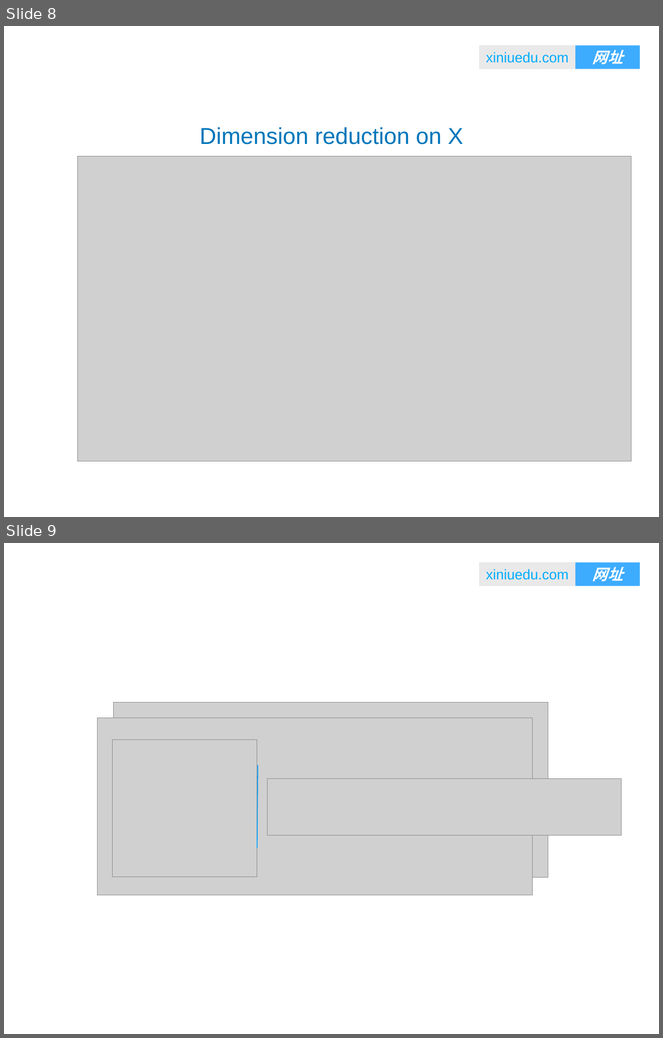
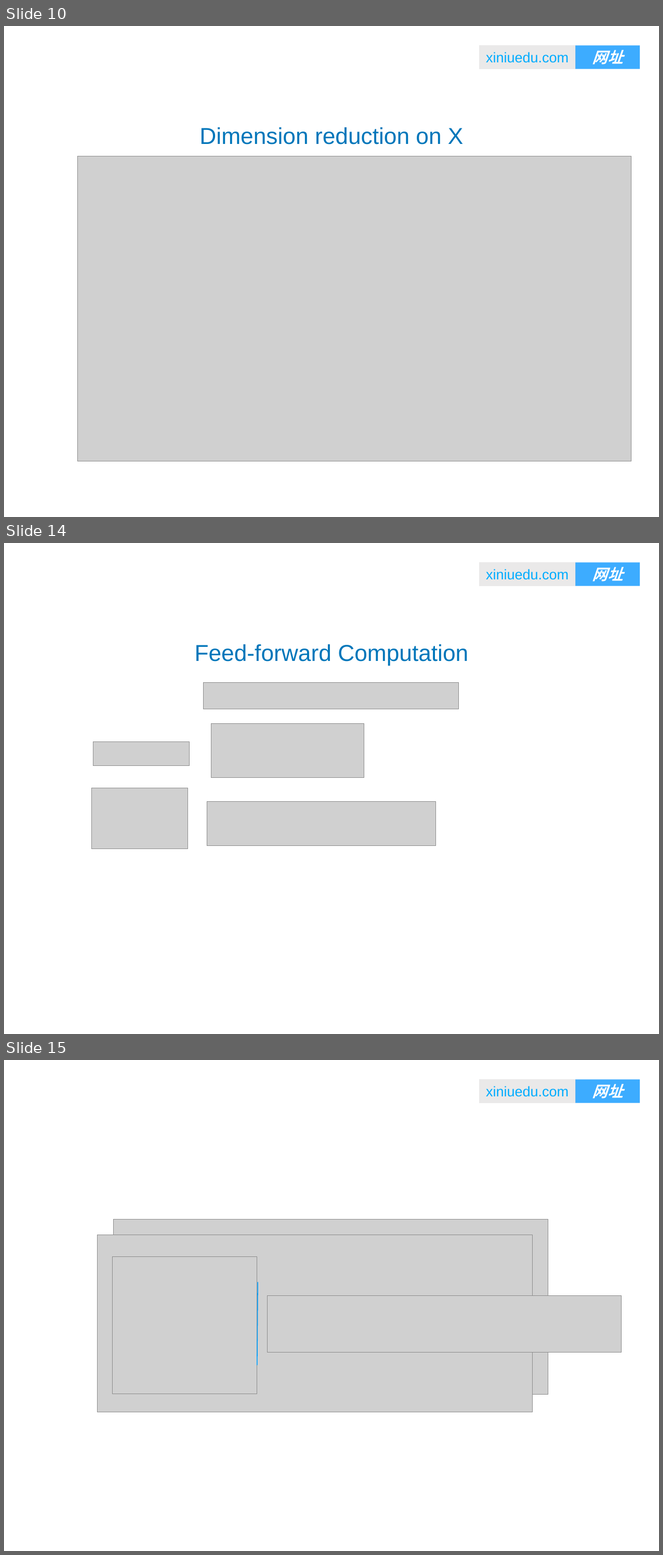
Before and after one commit to ZeweiChu/NLP-course, a slide deck: word2vec.ppt. Shown one above the other, each under a label of ours: slides 8 and 9 before the commit, slides 10, 14 and 15 after it; the slides between them are not shown. The pictures are 663x1038 and 663x1555 pixels, drawn with LibreOffice and Linux fonts; fonts in the diff are those of the drawing; grey boxes stand for pictures; background and template pictures are left out. Boxes give left, top, right and bottom in pixels: in the first picture for what was removed or moved away, otherwise in the second. Text is boxed around its words. In the diff, an @@ line names an element or a change of style, - is before the commit and + after.

```diff
--- a/word2vec.ppt
+++ b/word2vec.ppt
@@ slide 14 added at <box>4,543,659,1034</box>, background #FFFFFF; not listed: 3 template elements that a slide beside it also shows @@
@@ text added at <box>195,644,468,665</box>, 36 pt, text #0076BA @@
+Feed-forward Computation
@@ picture added at <box>204,682,459,709</box> @@
@@ picture added at <box>211,723,364,778</box> @@
@@ picture added at <box>93,742,189,766</box> @@
@@ picture added at <box>91,788,188,849</box> @@
@@ picture added at <box>207,802,436,846</box> @@
@@ what was slide 8 is now slide 10 @@
@@ what was slide 9 is now slide 15 @@
```
Also in this commit, not shown: 3 slides changed, 9 other slides added, 12 slides removed, 1 other file.
